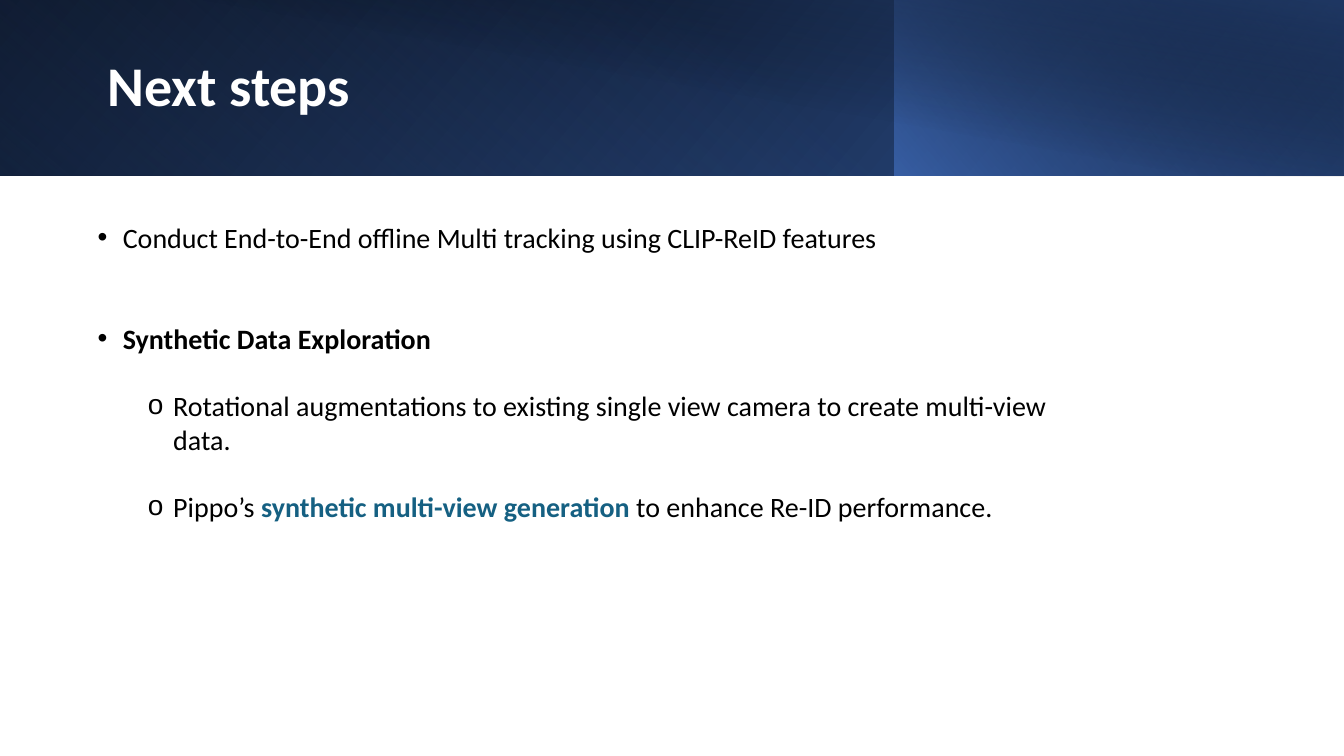
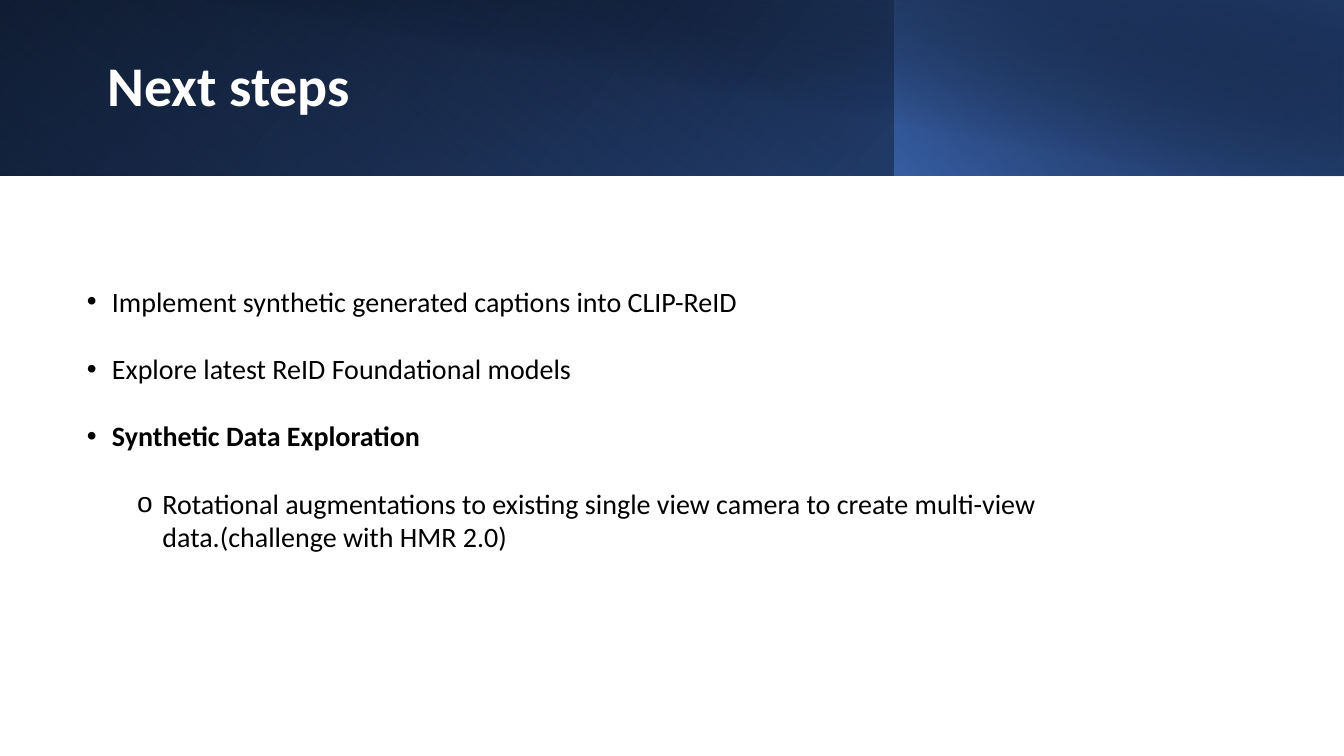
Before and after one commit to ManishGovind/transfer, a slide deck: slide 19 of Temp.pptx (slide 17 before the commit). Drawn at 1344x756 pixels with LibreOffice and Linux fonts; fonts in the diff are those of the drawing. Boxes give left, top, right and bottom in pixels: in the first picture for what was removed or moved away, otherwise in the second. Text is boxed around its words. In the diff, an @@ line names an element or a change of style, - is before the commit and + after.

```diff
--- a/Temp.pptx
+++ b/Temp.pptx
@@ text "Implement synthetic generated captions into ...": place and size @@
-text "Implement synthetic generated captions into ..." at [123, 228, 1045, 522]
+text "Implement synthetic generated captions into ..." at [112, 292, 1035, 552]
@@ text at [112, 292, 737, 384]: text changed @@
-• Conduct End-to-End offline Multi tracking using CLIP-ReID features
+• Implement synthetic generated captions into CLIP-ReID
+• Explore latest ReID Foundational models
@@ text at [162, 494, 1035, 552]: text changed @@
-  o Rotational augmentations to existing single view camera to create multi-view data.
-  o Pippo’s synthetic multi-view generation to enhance Re-ID performance.
+  o Rotational augmentations to existing single view camera to create multi-view data.(challenge with HMR 2.0)
```
Also in this commit, not shown: 8 other slides changed, 8 slides added, 6 slides removed.
